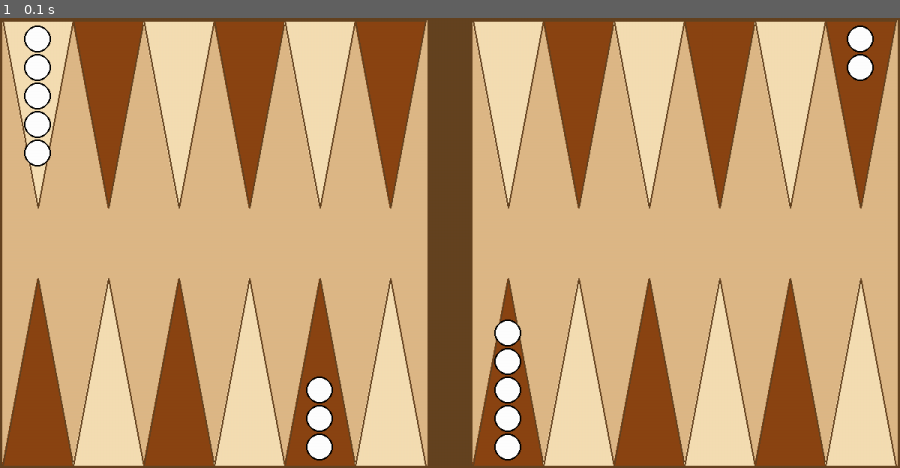
Above: before the commit, frame 1.
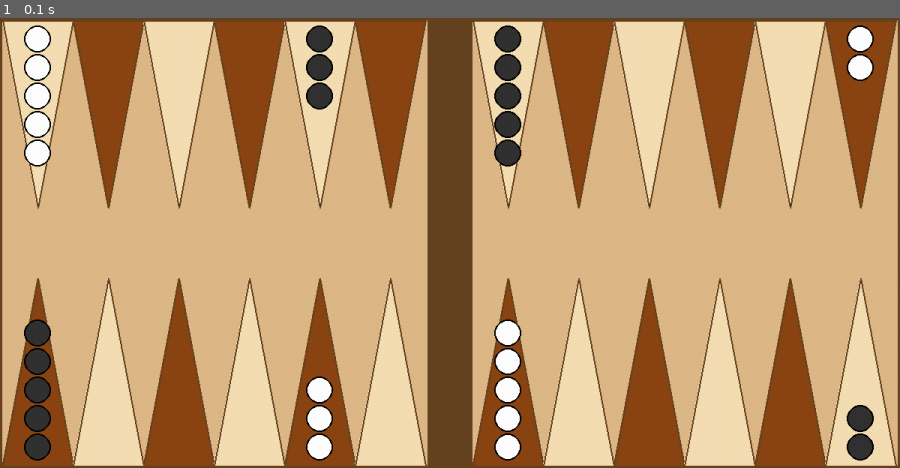
Above: after the commit, the same moment.

Repository: um-computacion/computacion-2025-backgammon-abigailpalacios
Game: pygame game, started from pygame_ui/board.py
Two runs of this game, one before a commit and one after it. Both use one fixed random seed, a clock stepped at 60 frames per second and the inputs below.
Inputs:
- Up to frame 1 (0.1 s): no input

The runs differ from the first frame. In frame 1, 2.2% of the frame differs, in the area x 2-98%, y 1-99%.

Commit message:
fichas negras

Diff:
--- a/pygame_ui/board.py
+++ b/pygame_ui/board.py
@@ -12,6 +12,7 @@
         self.ancho_triangulo = 80
         self.alto_triangulo = 250
         self.color_ficha_blanca = (255, 255, 255)  # Blanco
+        self.color_ficha_negra = (50, 50, 50)  # Gris oscuro/negro
         self.color_borde_ficha = (0, 0, 0)  # Negro para bordes
         self.radio_ficha = 18
 
@@ -73,22 +74,26 @@
             self.dibujar_triangulo(pantalla, x, self.alto - self.alto_triangulo - 3, espacio_lado, self.alto_triangulo,
                                  color, hacia_abajo=False)
 
-        # Dibujar fichas blancas iniciales según posiciones del core
-        # Posición 0 del tablero (2 fichas) - arriba derecha, último triángulo (índice 5)
+        #dibujar fichas blancas iniciales según posiciones del core
         x_pos0 = inicio_x_derecho + 5 * espacio_lado
         self.dibujar_fichas_en_triangulo(pantalla, x_pos0, 3, espacio_lado, 2, self.color_ficha_blanca, True)
-
-        # Posición 11 del tablero (5 fichas) - arriba izquierda, primer triángulo (índice 0)
         x_pos11 = inicio_x_izquierdo + 0 * espacio_lado
         self.dibujar_fichas_en_triangulo(pantalla, x_pos11, 3, espacio_lado, 5, self.color_ficha_blanca, True)
-
-        # Posición 16 del tablero (3 fichas) - abajo izquierda, quinto triángulo (índice 4)
         x_pos16 = inicio_x_izquierdo + 4 * espacio_lado
         self.dibujar_fichas_en_triangulo(pantalla, x_pos16, self.alto - self.alto_triangulo - 3, espacio_lado, 3, self.color_ficha_blanca, False)
-
-        # Posición 18 del tablero (5 fichas) - abajo derecha, primer triángulo (índice 0)
         x_pos18 = inicio_x_derecho + 0 * espacio_lado
         self.dibujar_fichas_en_triangulo(pantalla, x_pos18, self.alto - self.alto_triangulo - 3, espacio_lado, 5, self.color_ficha_blanca, False)
+
+        x_negra_1 = inicio_x_derecho + 5 * espacio_lado
+        self.dibujar_fichas_en_triangulo(pantalla, x_negra_1, self.alto - self.alto_triangulo - 3, espacio_lado, 2, self.color_ficha_negra, False)
+
+        # Dibujar fichas negras iniciales según posiciones del core
+        x_negra_2 = inicio_x_izquierdo + 0 * espacio_lado
+        self.dibujar_fichas_en_triangulo(pantalla, x_negra_2, self.alto - self.alto_triangulo - 3, espacio_lado, 5, self.color_ficha_negra, False)
+        x_negra_3 = inicio_x_izquierdo + 4 * espacio_lado
+        self.dibujar_fichas_en_triangulo(pantalla, x_negra_3, 3, espacio_lado, 3, self.color_ficha_negra, True)
+        x_negra_4 = inicio_x_derecho + 0 * espacio_lado
+        self.dibujar_fichas_en_triangulo(pantalla, x_negra_4, 3, espacio_lado, 5, self.color_ficha_negra, True)
 
 if __name__ == "__main__":
     pygame.init()
